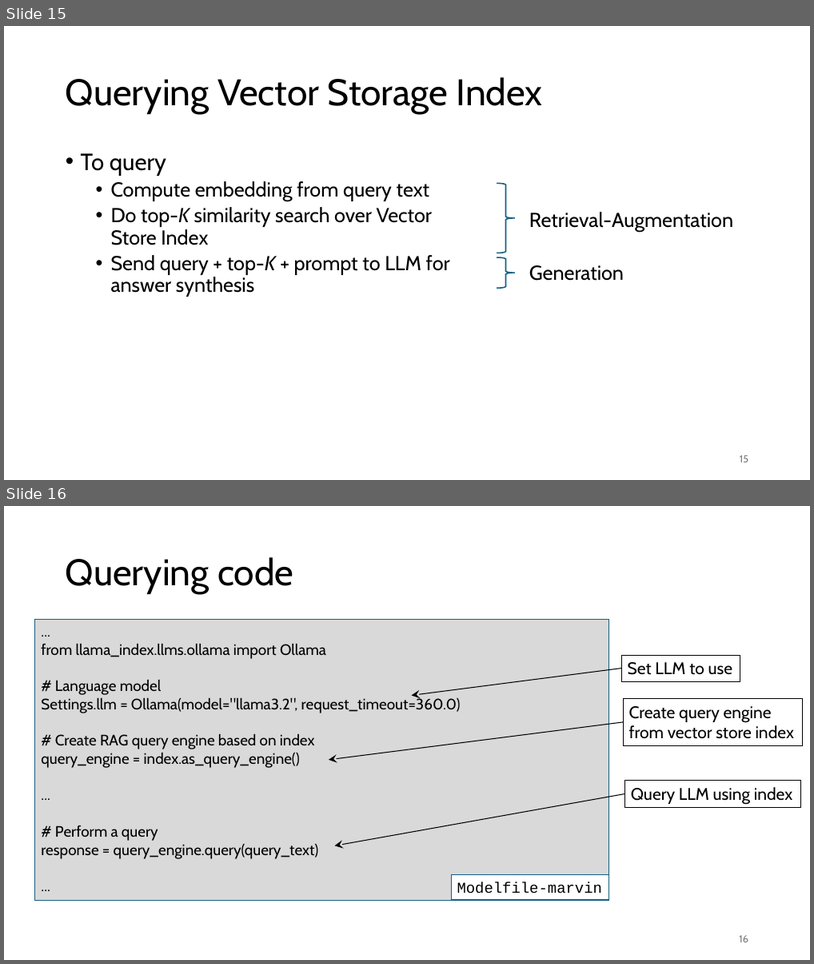
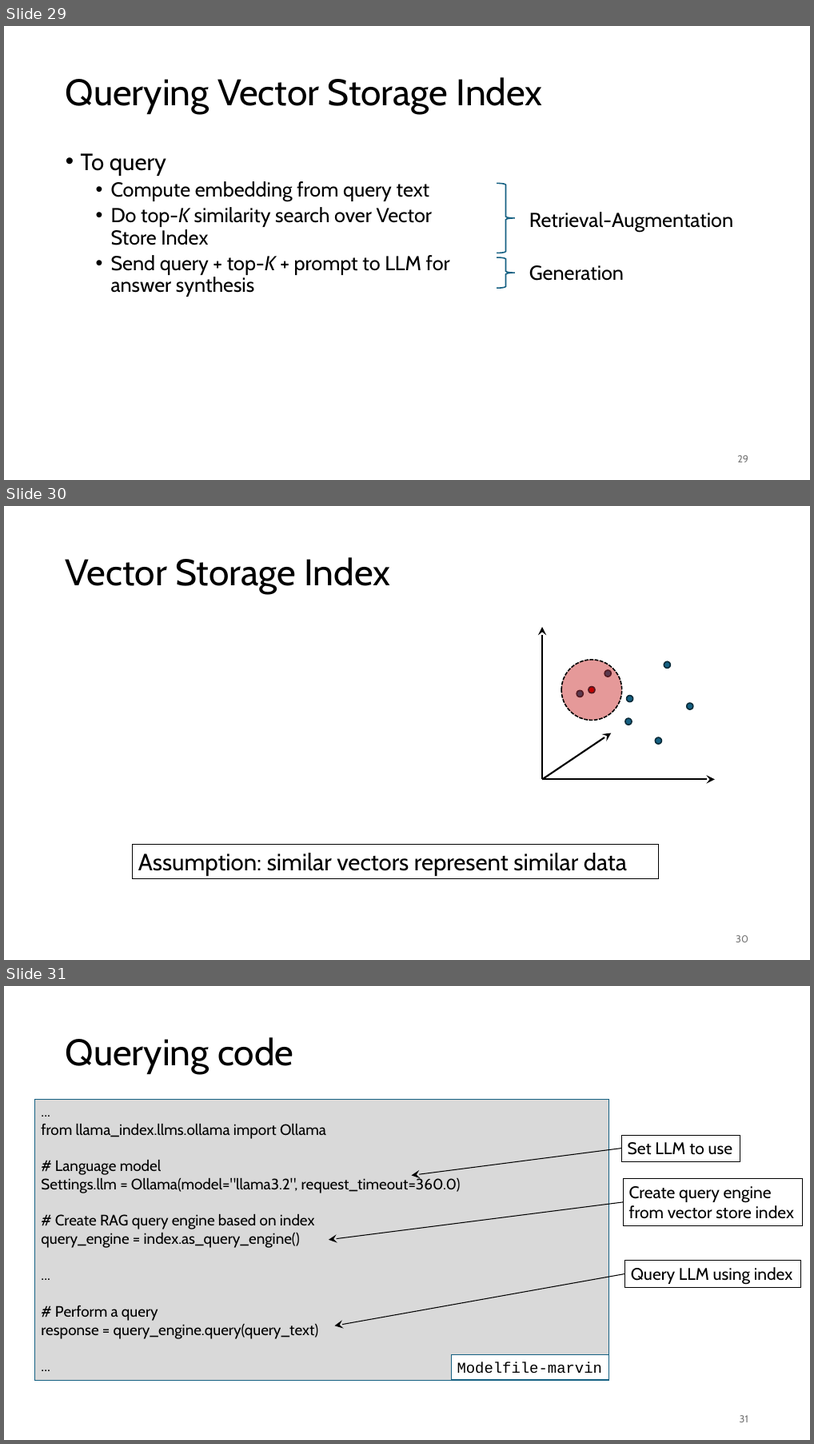
Before and after one commit to gjbex/Deploying-LLMs-locally, a slide deck: local_LLMs.pptx. Shown one above the other, each under a label of ours: slides 15 and 16 before the commit, slides 29, 30 and 31 after it. The pictures are 814x964 and 814x1444 pixels, drawn with LibreOffice and Linux fonts; fonts in the diff are those of the drawing; grey boxes stand for pictures. Boxes give left, top, right and bottom in pixels: in the first picture for what was removed or moved away, otherwise in the second. Text is boxed around its words. In the diff, an @@ line names an element or a change of style, - is before the commit and + after.

```diff
--- a/local_LLMs.pptx
+++ b/local_LLMs.pptx
@@ slide 30 added at (4, 506, 810, 960), background #FFFFFF @@
@@ title added at (66, 557, 390, 594), 44 pt, text #000000 @@
+Vector Storage Index
@@ arrow added from (542, 780) to (542, 627), #000000 2 pt @@
@@ ellipse added at (562, 660, 622, 720), fill #C00000 at 40% opacity, outline #000000 1.5 pt dashed @@
@@ ellipse added at (606, 670, 612, 676), fill #156082, outline #092A39 1.5 pt @@
@@ ellipse added at (665, 661, 671, 668), fill #156082, outline #092A39 1.5 pt @@
@@ ellipse added at (577, 691, 583, 697), fill #156082, outline #092A39 1.5 pt @@
@@ ellipse added at (589, 686, 596, 693), fill #C00000, outline #092A39 1.5 pt @@
@@ ellipse added at (627, 696, 634, 702), fill #156082, outline #092A39 1.5 pt @@
@@ ellipse added at (626, 718, 633, 725), fill #156082, outline #092A39 1.5 pt @@
@@ ellipse added at (687, 703, 694, 709), fill #156082, outline #092A39 1.5 pt @@
@@ arrow added from (542, 780) to (611, 733), #000000 2 pt @@
@@ ellipse added at (655, 737, 662, 744), fill #156082, outline #092A39 1.5 pt @@
@@ arrow added from (542, 780) to (715, 780), #000000 2 pt @@
@@ rectangle added at (132, 844, 658, 879), outline #000000 0.75 pt, 28 pt, text #000000 @@
+Assumption: similar vectors represent similar data
@@ page number added at (736, 935, 749, 942), 12 pt, text #797979 @@
+30
@@ what was slide 15 is now slide 29 @@
@@ page number at (738, 455, 749, 462): text changed @@
-15
+29
@@ what was slide 16 is now slide 31 @@
@@ page number at (740, 1415, 749, 1422): text changed @@
-16
+31
```
Also in this commit, not shown: 4 slides changed, 7 other slides added.
